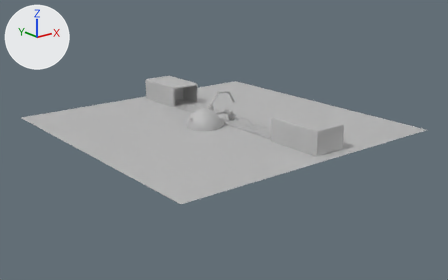
Renders of the FBX model TinyFactory/Assets/Models/Cupcake.fbx from each side of a commit.
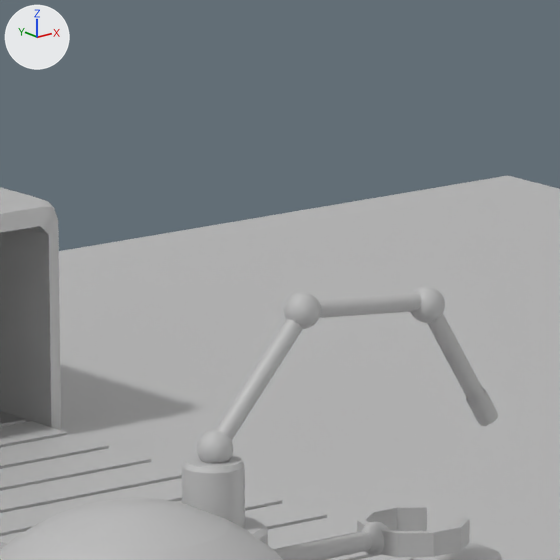
There are two pictures of each version: one whole from a camera (50 mm lens) standing at (-1.272, -1.629, 0.586) and looking at (-0.003, -0.043, -0.048), one close up on the part from 43% to 54% of the width and 24% to 41% of the height. Arrows for +X, +Y and +Z are at upper left; the lights stay in place. Where no turn or scale is listed for an object, it has been applied to the vertices.

Objects in the first close-up: 'Arm', 'Arm.001', 'Arm.002', 'Arm.004', 'Arm_Joint', 'Arm_Joint.001', 'Belt', 'Body', 'Enter', 'Ground', 'Hand2', 'Machine_Body2', 'Top', 'Top1'.
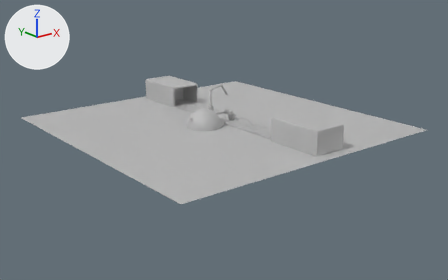
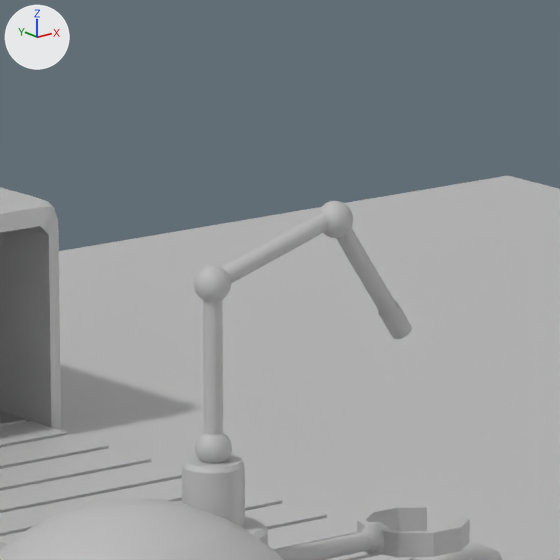
Changed parts and their boxes [x1, y1, x2, y2] in the close-ups (560 x 560 px):
'Arm', moved, turned: before [216, 319, 303, 440]; after [221, 213, 329, 283]
'Arm.001', moved, turned: before [427, 313, 498, 426]; after [336, 227, 412, 339]
'Arm.002', moved, turned: before [317, 293, 422, 318]; after [203, 300, 223, 435]
'Arm_Joint.001', moved: before [284, 292, 321, 329]; after [194, 265, 231, 302]
'Arm_Joint', moved: before [411, 286, 445, 323]; after [317, 201, 353, 238]

What changed in the scene script:
```text
Change ob_arm_002:
    ob_arm_002.location: (0.0294, -0.0005, 0.1064) -> (-0.0258, 0.0, 0.098)
    ob_arm_002.rotation_euler: (1.544, 1.66, -0.0339) -> (1.571, 0.0, 0.0)  # degrees (88, 95, -1.9) -> degrees (90, 0, 0)
Change ob_arm_001:
    ob_arm_001.location: (0.0642, -0.0007, 0.0852) -> (0.031, 0.0, 0.1157)
    ob_arm_001.rotation_euler: (1.568, 2.592, -0.00834) -> (1.571, 2.553, 0.0)  # degrees (90, 149, -0.5) -> degrees (90, 146, 0)
Change ob_arm_joint_001:
    ob_arm_joint_001.location: (0.0066, -0.0003, 0.1081) -> (-0.0258, 0.0, 0.1206)
Change ob_arm_joint:
    ob_arm_joint.location: (0.0528, -0.0006, 0.1033) -> (0.0189, 0.0, 0.1334)
Change ob_arm:
    ob_arm.location: (-0.008, -0.0002, 0.0913) -> (-0.004, 0.0, 0.1275)
    ob_arm.rotation_euler: (1.574, 0.728, -0.00469) -> (1.571, 1.277, 0.0)  # degrees (90, 42, -0.3) -> degrees (90, 73, 0)
```
